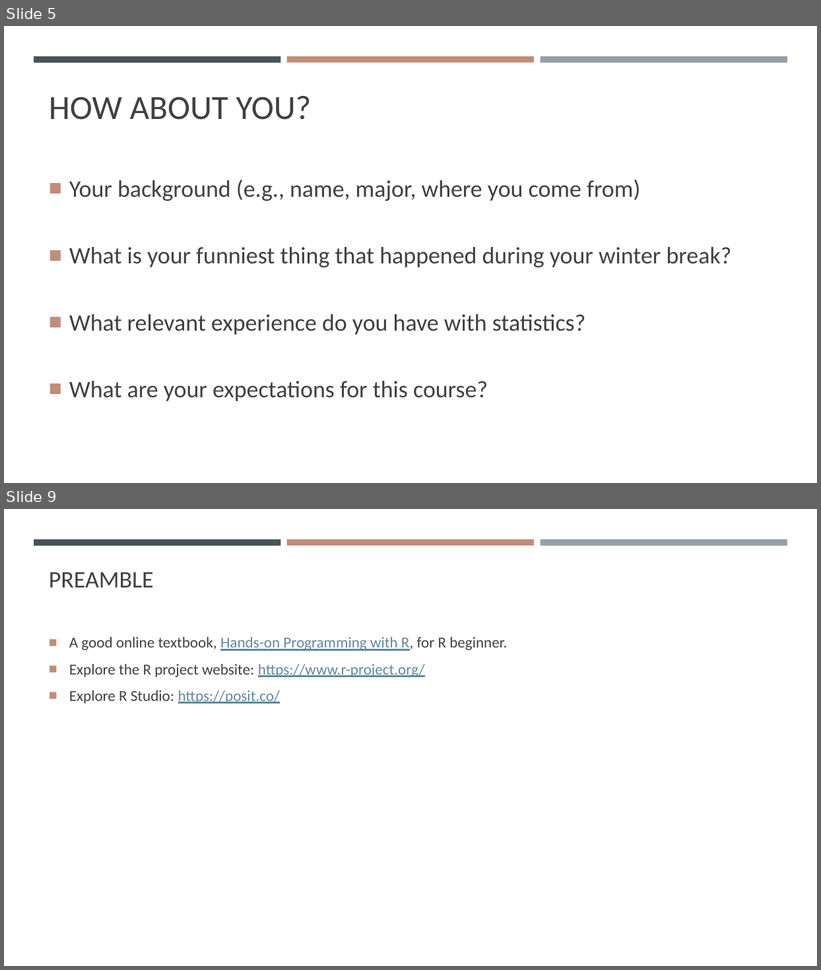
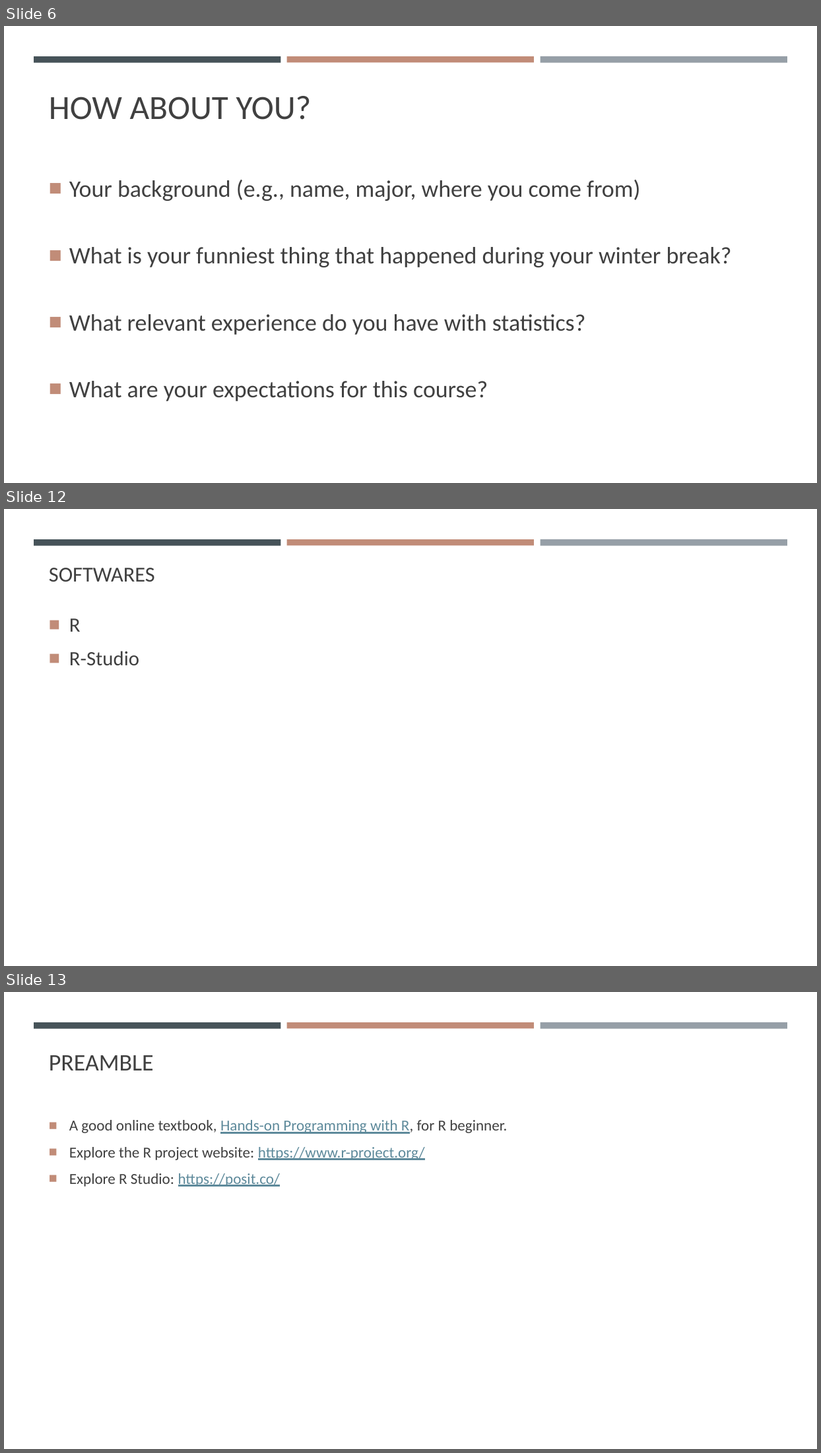
Before and after one commit to gisynw/geog-247, a slide deck: docs/Lectures/Week01/Week01_Intro.pptx. Shown one above the other, each under a label of ours: slides 5 and 9 before the commit, slides 6, 12 and 13 after it; the slides between them are not shown. The pictures are 821x970 and 821x1453 pixels, drawn with LibreOffice and Linux fonts; fonts in the diff are those of the drawing. Boxes give left, top, right and bottom in pixels: in the first picture for what was removed or moved away, otherwise in the second. Text is boxed around its words. In the diff, an @@ line names an element or a change of style, - is before the commit and + after.

```diff
--- a/docs/Lectures/Week01/Week01_Intro.pptx
+++ b/docs/Lectures/Week01/Week01_Intro.pptx
@@ slide 12 added at bbox=[4, 509, 817, 966], background #FFFFFF; not listed: 3 template elements that a slide beside it also shows @@
@@ title added at bbox=[49, 568, 155, 582], 25.2 pt, text #404040 @@
+SOFTWARES
@@ text added at bbox=[69, 619, 139, 665], 24 pt, text #404040 @@
+■ R
+■ R-Studio
@@ what was slide 5 is now slide 6 @@
@@ what was slide 9 is now slide 13 @@
```
Also in this commit, not shown: 1 slide changed, 5 other slides added, 2 slides removed, 1 other file.
